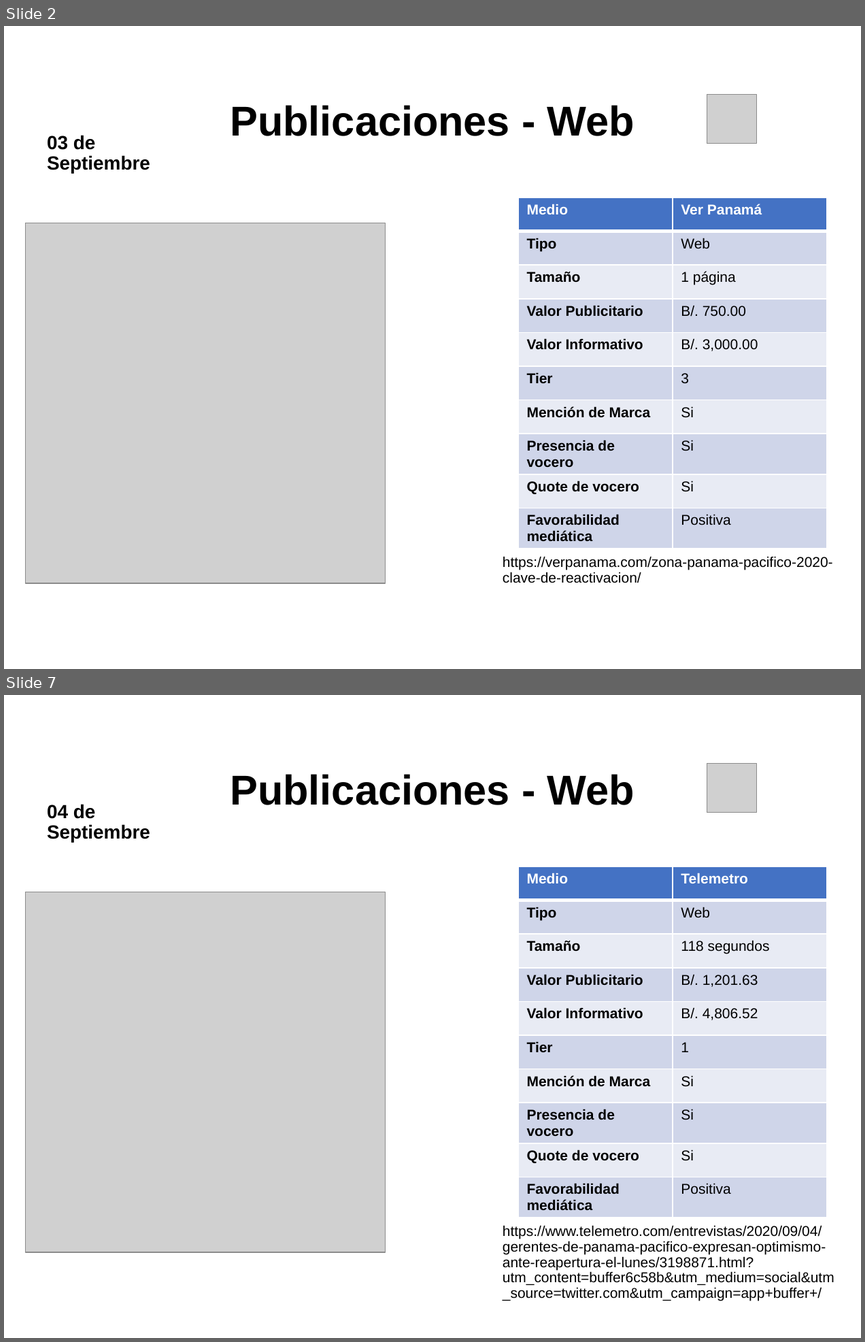
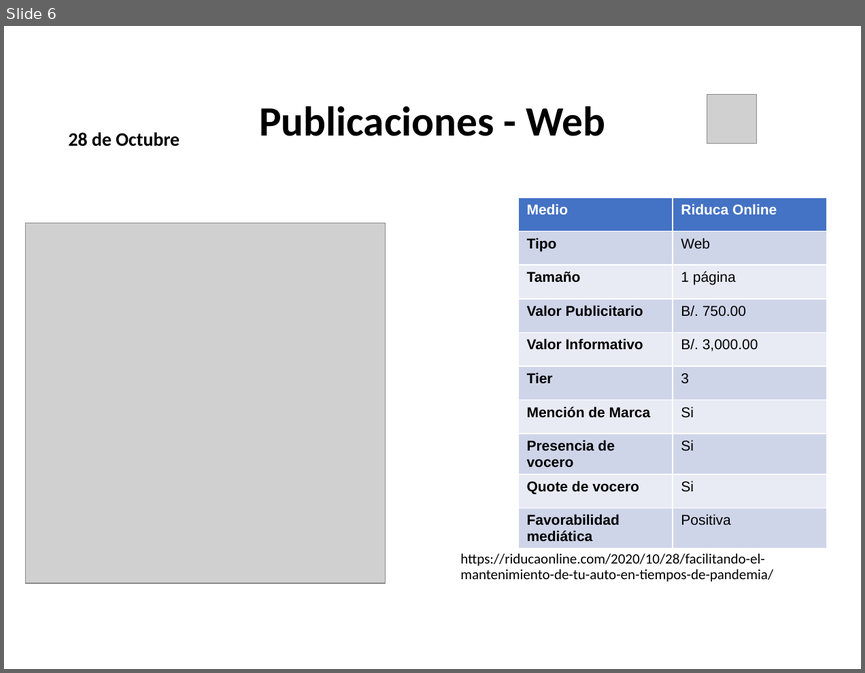
Before and after one commit to dgarci23/Report-Generator, a slide deck: Presentacion Terminada.pptx. Shown one above the other, each under a label of ours: slides 2 and 7 before the commit, slide 6 after it; the slides between them are not shown. The pictures are 865x1342 and 865x673 pixels, drawn with LibreOffice and Linux fonts; fonts in the diff are those of the drawing; grey boxes stand for pictures; background and template pictures are left out. Boxes give left, top, right and bottom in pixels: in the first picture for what was removed or moved away, otherwise in the second. Text is boxed around its words. In the diff, an @@ line names an element or a change of style, - is before the commit and + after.

```diff
--- a/Presentacion Terminada.pptx
+++ b/Presentacion Terminada.pptx
@@ slide 7 removed at [4,695,861,1338], background picture (left out) @@
@@ title removed at [230,774,634,805] @@
-Publicaciones - Web
@@ picture removed at [706,764,756,813] @@
@@ text removed at [47,804,150,843] @@
-04 de Septiembre
@@ table removed at [518,866,827,1213], 10 rows, 2 columns @@
-Medio | Telemetro
-Tipo | Web
-Tamaño | 118 segundos
-Valor Publicitario | B/. 1,201.63
-Valor Informativo | B/. 4,806.52
-Tier | 1
-Mención de Marca | Si
-Presencia de vocero | Si
-Quote de vocero | Si
-Favorabilidad mediática | Positiva
@@ picture removed at [26,892,385,1252] @@
@@ text removed at [502,1225,834,1300] @@
-https://www.telemetro.com/entrevistas/2020/09/04/gerentes-de-panama-pacifico-expresan-optimismo-ante-reapertura-el-lunes/3198871.html?utm_content=buffer6c58b&utm_medium=social&utm_source=twitter.com&utm_campaign=app+buffer+/
@@ what was slide 2 is now slide 6 @@
@@ slide 6 changed as well @@
@@ title "Publicaciones - Web" at [259,106,605,136]: font Arial to Calibri @@
@@ text "28 de Octubre" at [68,132,179,146]: vertical alignment top to bottom @@
@@ text at [68,132,179,146]: text changed; font Arial to Calibri @@
-03 de Septiembre
+28 de Octubre
@@ table at [518,197,827,544] @@
-row 1, column 2: Ver Panamá
+row 1, column 2: Riduca Online
@@ text at [460,553,773,582]: text changed; font Arial to Calibri @@
-https://verpanama.com/zona-panama-pacifico-2020-clave-de-reactivacion/
+https://riducaonline.com/2020/10/28/facilitando-el-mantenimiento-de-tu-auto-en-tiempos-de-pandemia/
```
Also in this commit, not shown: 8 other slides changed, 18 other slides removed, 20 other files.
